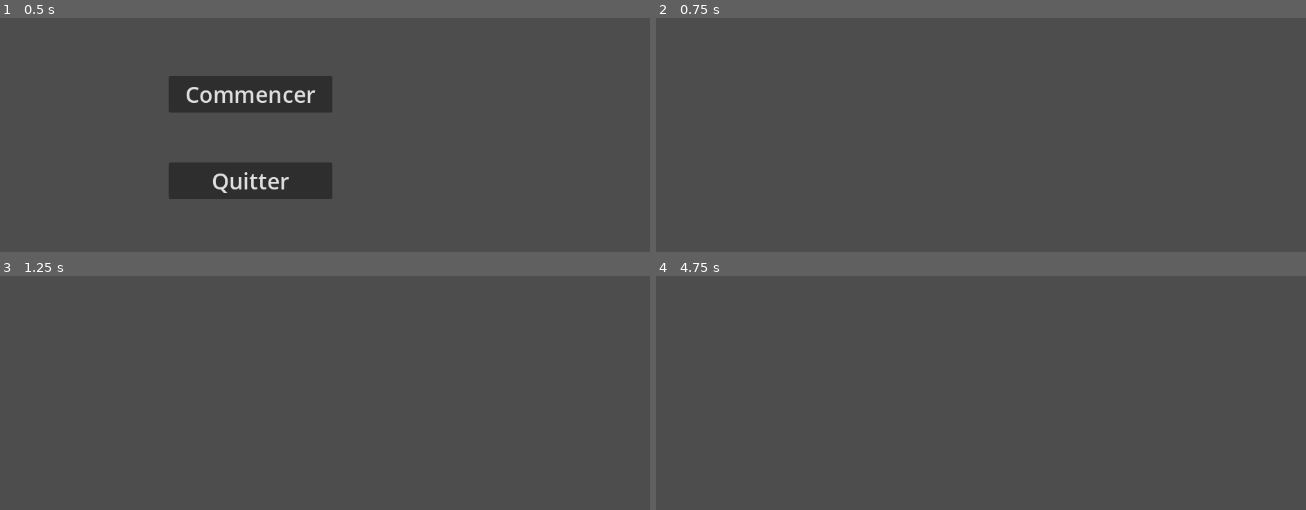
Above: before the commit, frames 1-4 (two rows, left to right).
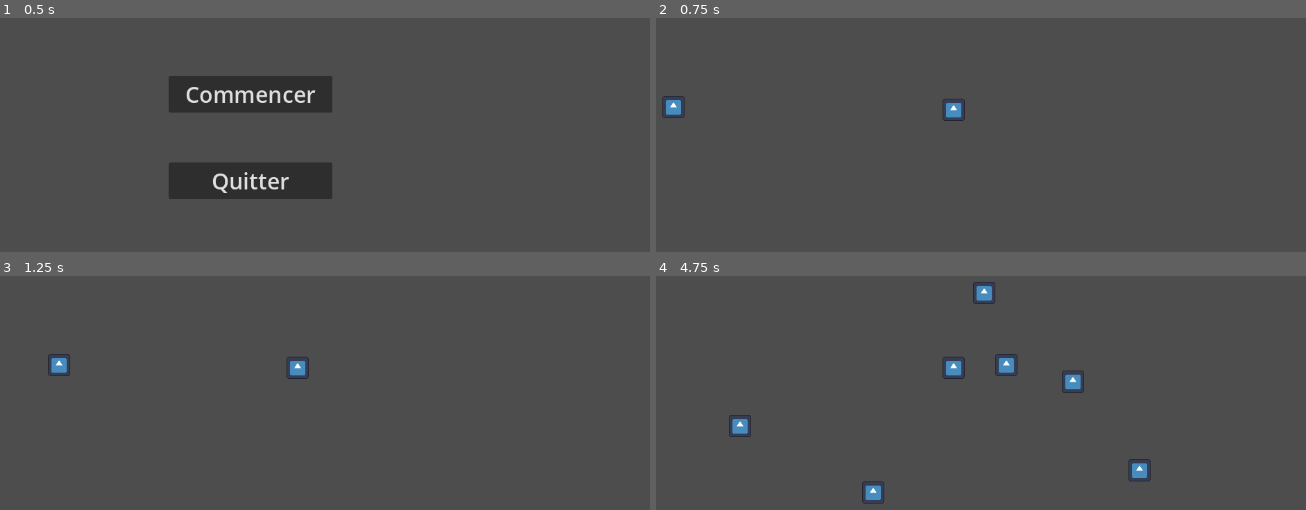
Above: after the commit, the same moments.

Repository: Cax36940/WonderJamDogot
Game: Godot game, scene res://main.tscn
Same seed, same stepped clock (60 frames per second), same inputs: the game is played once before the commit and once after it. The engine's default icon, where the game draws it, is replaced by a stand-in: a white triangle on a blue panel in a dark square.
Inputs (mouse positions are in pixels of both pictures, inside the frame that each line leads up to):
- Up to frame 1 (0.5 s): no input
- Up to frame 2 (0.75 s): click "Commencer" at 0.5 s
- Up to frame 3 (1.25 s): no input
- Up to frame 4 (4.75 s): tap Enter at 1.25 s; move the mouse to (1085, 371) at 1.27 s; click (1085, 371) at 1.42 s; move the mouse to (747, 418) at 2.02 s; click (747, 418) at 2.17 s; move the mouse to (987, 297) at 2.77 s; click (987, 297) at 2.92 s; move the mouse to (864, 484) at 3.52 s; click (864, 484) at 3.67 s; move the mouse to (1143, 463) at 4.27 s; click (1143, 463) at 4.42 s

Frame 1 is identical in both runs. In frame 2, 0.4% of the frame differs, in the area x 0-48%, y 33-45%; in frame 3, 0.4%; in frame 4, 1.5%, in the area x 11-77%, y 2-98%.

Commit message:
Fixed detection

Diff:
--- a/main.tscn
+++ b/main.tscn
@@ -10,3 +10,5 @@
 [node name="World" parent="." instance=ExtResource("2_xjjyy")]
 
 [node name="StartMenu" parent="." instance=ExtResource("2_ffsj1")]
+
+[connection signal="tree_exited" from="StartMenu" to="." method="_on_start_menu_tree_exited"]
--- a/obstacle/basic_wall.gd
+++ b/obstacle/basic_wall.gd
@@ -4,7 +4,6 @@
 func _ready():
 	pass # Replace with function body.
 
-
 # Called every frame. 'delta' is the elapsed time since the previous frame.
 func _process(delta):
 	pass
--- a/obstacle/basic_wall.tscn
+++ b/obstacle/basic_wall.tscn
@@ -3,13 +3,12 @@
 [ext_resource type="Script" path="res://obstacle/basic_wall.gd" id="1_fysmo"]
 [ext_resource type="Texture2D" uid="uid://b3x8ea25yemf3" path="res://icon.svg" id="2_4fw7g"]
 
-[sub_resource type="RectangleShape2D" id="RectangleShape2D_e5pc0"]
-size = Vector2(16, 16)
+[sub_resource type="RectangleShape2D" id="RectangleShape2D_rk3md"]
 
 [node name="BasicGridObject" type="Node2D"]
 script = ExtResource("1_fysmo")
 
-[node name="Body" type="StaticBody2D" parent="."]
+[node name="Body" type="Area2D" parent="."]
 
 [node name="Sprite" type="Sprite2D" parent="Body"]
 position = Vector2(1.07288e-06, 1.78814e-07)
@@ -17,4 +16,4 @@
 texture = ExtResource("2_4fw7g")
 
 [node name="Collision" type="CollisionShape2D" parent="Body"]
-shape = SubResource("RectangleShape2D_e5pc0")
+shape = SubResource("RectangleShape2D_rk3md")
--- /dev/null
+++ b/tower/base_tower.gd
@@ -0,0 +1,28 @@
+class_name BaseTower extends GridObject
+
+@onready var detection_area: Area2D = $DetectionArea
+@onready var body: StaticBody2D = $Body
+@onready var detection_shape: CollisionShape2D = $DetectionArea/CollisionShape2D
+
+var range : int = 100
+var damage : int = 1
+var cost : int = 50
+var hp : int = 200
+
+func _ready() -> void:
+	detection_shape.shape.radius = range
+	detection_area.area_entered.connect(_on_detected)
+	detection_area.body_exited.connect(_on_exited)
+
+
+func _on_detected(area) -> void:
+	print(area.get_parent())
+	print("DETECTED")
+
+func _on_exited(area) -> void:
+	print(area.get_parent())
+	print("EXITED")
+
+func _process(delta: float) -> void:
+	pass
+	#print(detection_area.monitoring)
--- /dev/null
+++ b/tower/base_tower.tscn
@@ -0,0 +1,25 @@
+[gd_scene load_steps=5 format=3 uid="uid://cv8q1brr1ts05"]
+
+[ext_resource type="Script" path="res://tower/base_tower.gd" id="1_0nfpc"]
+[ext_resource type="Texture2D" uid="uid://b3x8ea25yemf3" path="res://icon.svg" id="2_o7k0q"]
+
+[sub_resource type="CircleShape2D" id="CircleShape2D_tjork"]
+
+[sub_resource type="RectangleShape2D" id="RectangleShape2D_tvrdb"]
+
+[node name="BaseTower" type="Node2D"]
+script = ExtResource("1_0nfpc")
+
+[node name="DetectionArea" type="Area2D" parent="."]
+
+[node name="CollisionShape2D" type="CollisionShape2D" parent="DetectionArea"]
+shape = SubResource("CircleShape2D_tjork")
+
+[node name="Body" type="StaticBody2D" parent="."]
+
+[node name="Sprite" type="Sprite2D" parent="Body"]
+scale = Vector2(0.125, 0.125)
+texture = ExtResource("2_o7k0q")
+
+[node name="CollisionShape2D" type="CollisionShape2D" parent="Body"]
+shape = SubResource("RectangleShape2D_tvrdb")
--- a/world.gd
+++ b/world.gd
@@ -1,6 +1,7 @@
 extends Node2D
 
 @onready var camera : Camera2D = $Camera
+@onready var basic_grid_object: Node2D = $BasicGridObject
 
 var default_scene = preload("res://obstacle/basic_wall.tscn")
 
@@ -15,6 +16,7 @@
 
 # Called every frame. 'delta' is the elapsed time since the previous frame.
 func _process(delta):
+	basic_grid_object.position.x += 1
 	pass
 
 
--- a/world.tscn
+++ b/world.tscn
@@ -1,10 +1,18 @@
-[gd_scene load_steps=2 format=3 uid="uid://ds3kqgjqmld6l"]
+[gd_scene load_steps=4 format=3 uid="uid://ds3kqgjqmld6l"]
 
 [ext_resource type="Script" path="res://world.gd" id="1_n6rbg"]
+[ext_resource type="PackedScene" uid="uid://2g8b4gdxg28q" path="res://obstacle/basic_wall.tscn" id="2_0f1vd"]
+[ext_resource type="PackedScene" uid="uid://cv8q1brr1ts05" path="res://tower/base_tower.tscn" id="2_cswy4"]
 
 [node name="World" type="Node2D"]
 script = ExtResource("1_n6rbg")
 
+[node name="BaseTower" parent="." instance=ExtResource("2_cswy4")]
+position = Vector2(322, 142)
+
+[node name="BasicGridObject" parent="." instance=ExtResource("2_0f1vd")]
+position = Vector2(109, 140)
+
 [node name="Camera" type="Camera2D" parent="."]
 position = Vector2(288, 162)
 zoom = Vector2(2, 2)
